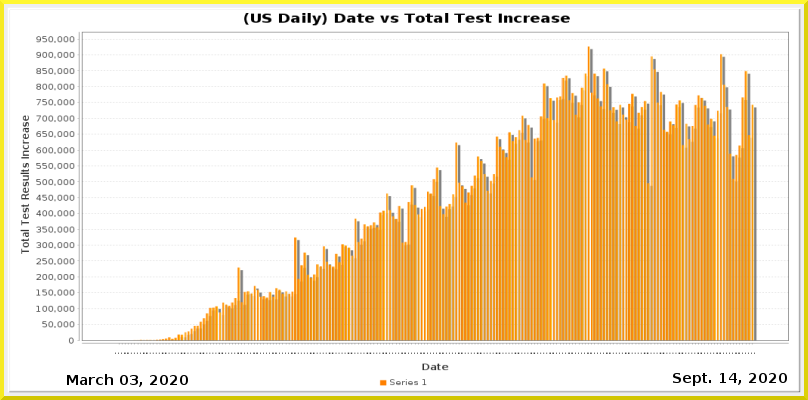
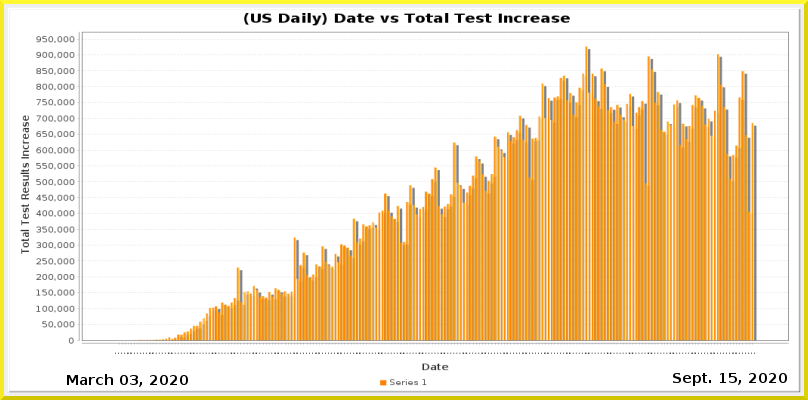
Layers edited between the first and the second 808×400 image:
painted on "Current Date" over (x1=729, y1=373, x2=737, y2=383)
painted on "Date_vs_TestIncrease.png" over (x1=124, y1=46, x2=757, y2=354)
